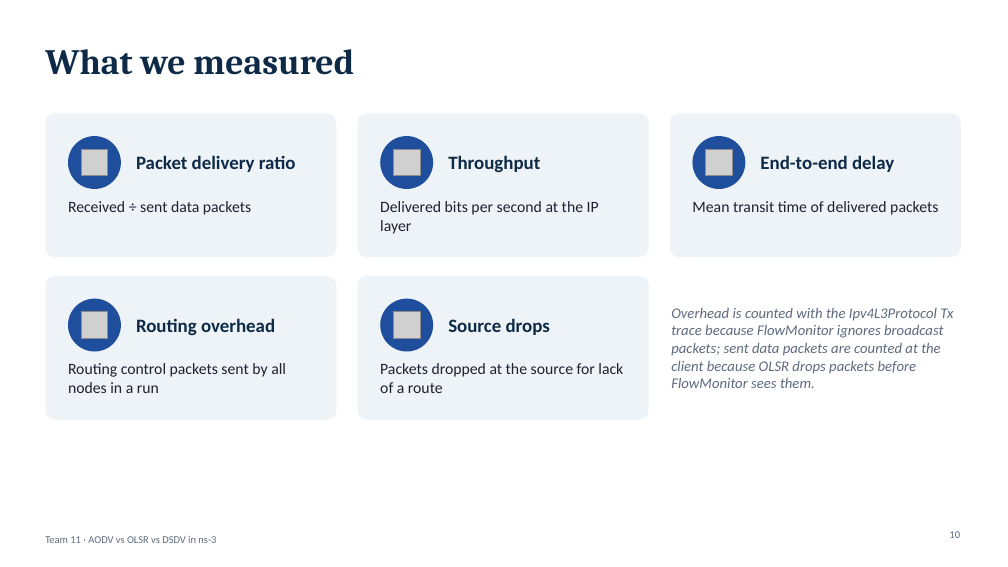
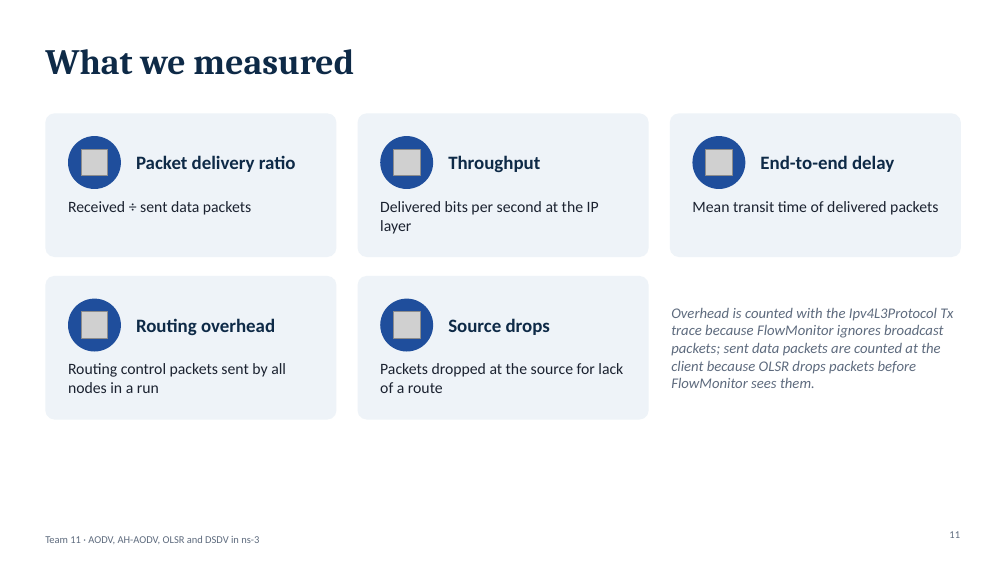
Before and after one commit to vijethmd/manet-routing-comparison, a slide deck: slide 11 of submissions/AODV_OLSR_DSDV_MANET_Team11.pptx (slide 10 before the commit). Drawn at 1008x567 pixels with LibreOffice and Linux fonts; fonts in the diff are those of the drawing; grey boxes stand for pictures. Boxes give left, top, right and bottom in pixels: in the first picture for what was removed or moved away, otherwise in the second. Text is boxed around its words. In the diff, an @@ line names an element or a change of style, - is before the commit and + after.

Commit message:
Update report and slides for AH-AODV and the AAT report guidelines
Report (PDF and Word): adds AH-AODV and its performance analysis; now
25 pages at a true 12 pt with every chapter within its page limit and a
192-word abstract. The earlier PDF had been shrunk to about 8.4 pt by a
table wider than the text block.

Slides (PPTX and PDF): one slide of graphs per experiment and an AH-AODV
slide; jitter, NRL and the validation slide removed.

```diff
--- a/submissions/AODV_OLSR_DSDV_MANET_Team11.pptx
+++ b/submissions/AODV_OLSR_DSDV_MANET_Team11.pptx
@@ text at [45, 535, 259, 544]: text changed @@
-Team 11 · AODV vs OLSR vs DSDV in ns-3
+Team 11 · AODV, AH-AODV, OLSR and DSDV in ns-3
@@ page number at [949, 531, 960, 538]: text changed @@
-10
+11
```
Also in this commit, not shown: 14 other slides changed, 2 slides added, 3 other files.
